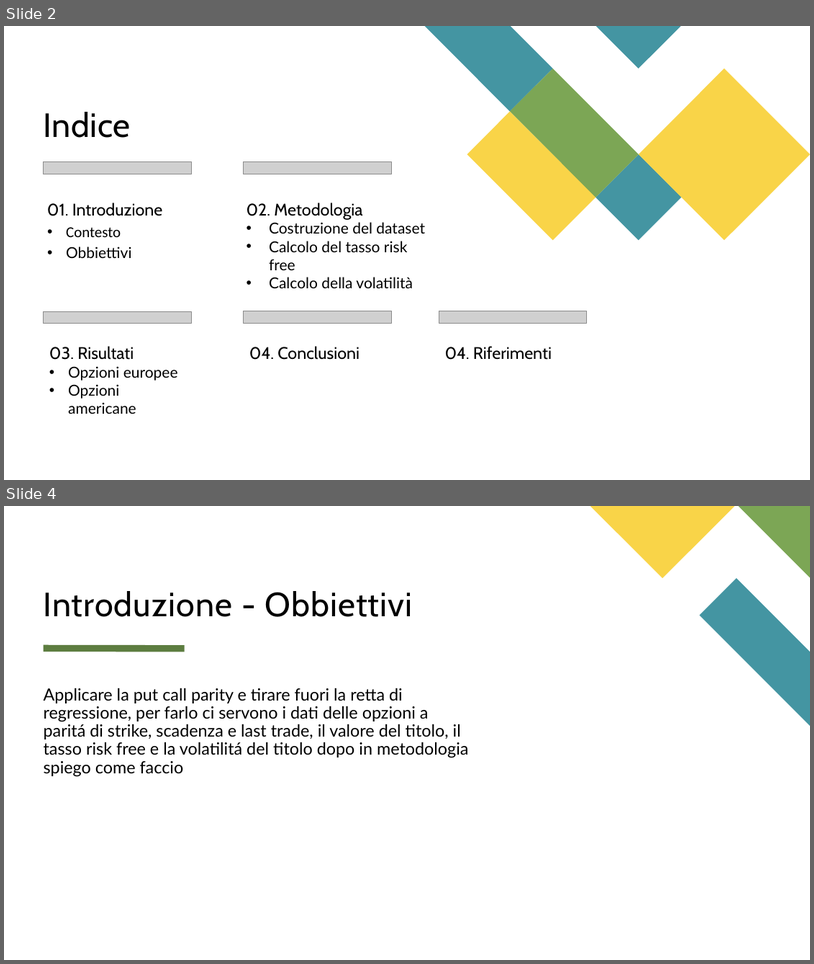
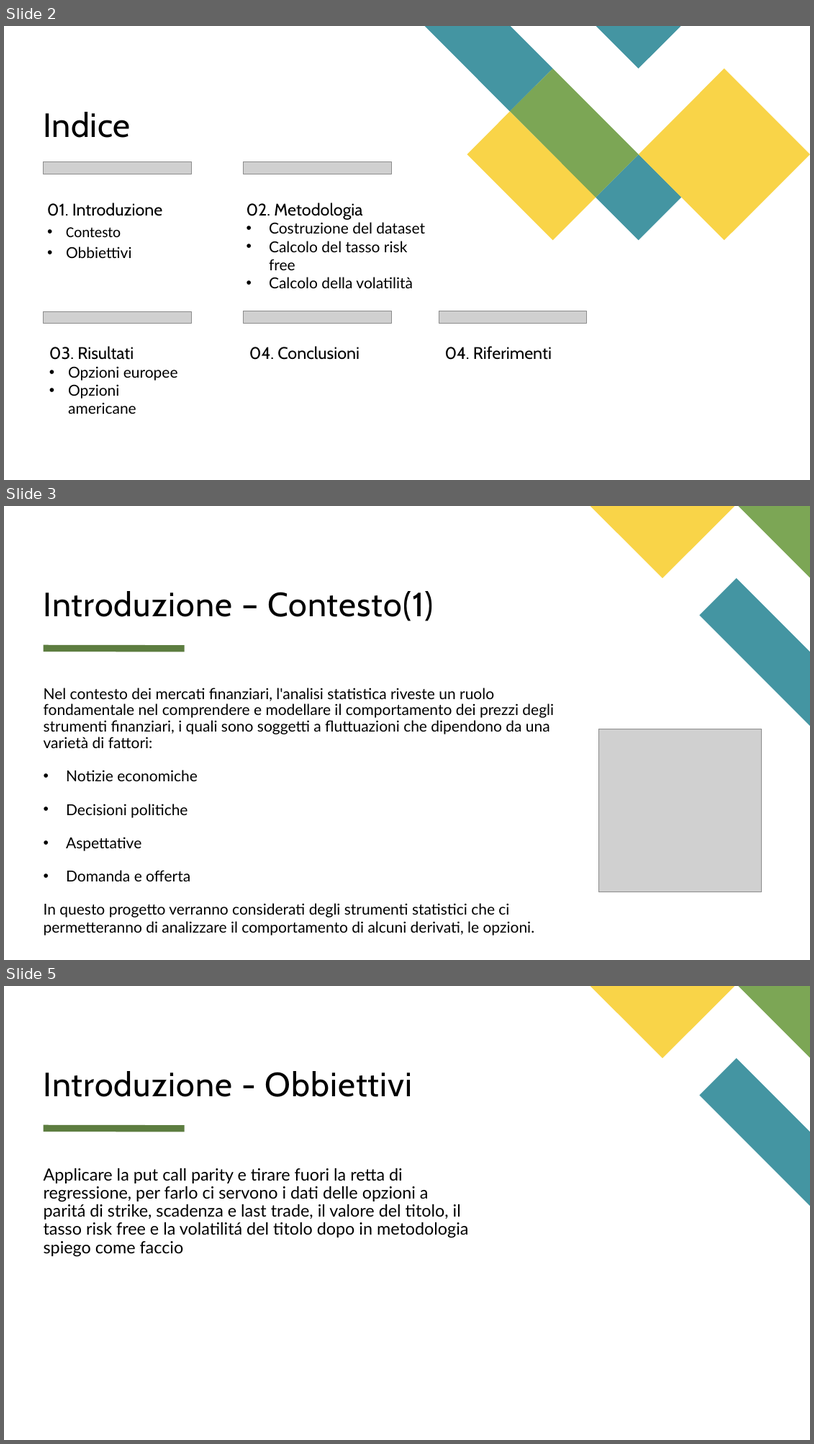
Before and after one commit to matteo-conti-97/MPSMF_Project, a slide deck: presentazione.pptx. Shown one above the other, each under a label of ours: slides 2 and 4 before the commit, slides 2, 3 and 5 after it; the slides between them are not shown. The pictures are 814x964 and 814x1444 pixels, drawn with LibreOffice and Linux fonts; fonts in the diff are those of the drawing; grey boxes stand for pictures. Boxes give left, top, right and bottom in pixels: in the first picture for what was removed or moved away, otherwise in the second. Text is boxed around its words. In the diff, an @@ line names an element or a change of style, - is before the commit and + after.

Commit message:
Presentazione intro-contesto

```diff
--- a/presentazione.pptx
+++ b/presentazione.pptx
@@ slide 3 added at box(4, 506, 810, 960), background #FFFFFF; not listed: 4 template elements that a slide beside it also shows @@
@@ title added at box(44, 591, 434, 621), 40 pt, text #000000 @@
+Introduzione – Contesto(1)
@@ text added at box(44, 687, 554, 935), 18 pt, text #000000 @@
+Nel contesto dei mercati finanziari, l'analisi statistica riveste un ruolo fondamentale nel comprendere e modellare il comportamento dei prezzi degli strumenti finanziari, i quali sono soggetti a fluttuazioni che dipendono da una varietà di fattori:
+• Notizie economiche
+• Decisioni politiche
+• Aspettative
+• Domanda e offerta
+In questo progetto verranno considerati degli strumenti statistici che ci permetteranno di analizzare il comportamento di alcuni derivati, le opzioni.
@@ picture added at box(599, 728, 763, 892) @@
@@ what was slide 4 is now slide 5 @@
```
Also in this commit, not shown: 1 other slide added, 1 slide removed.
